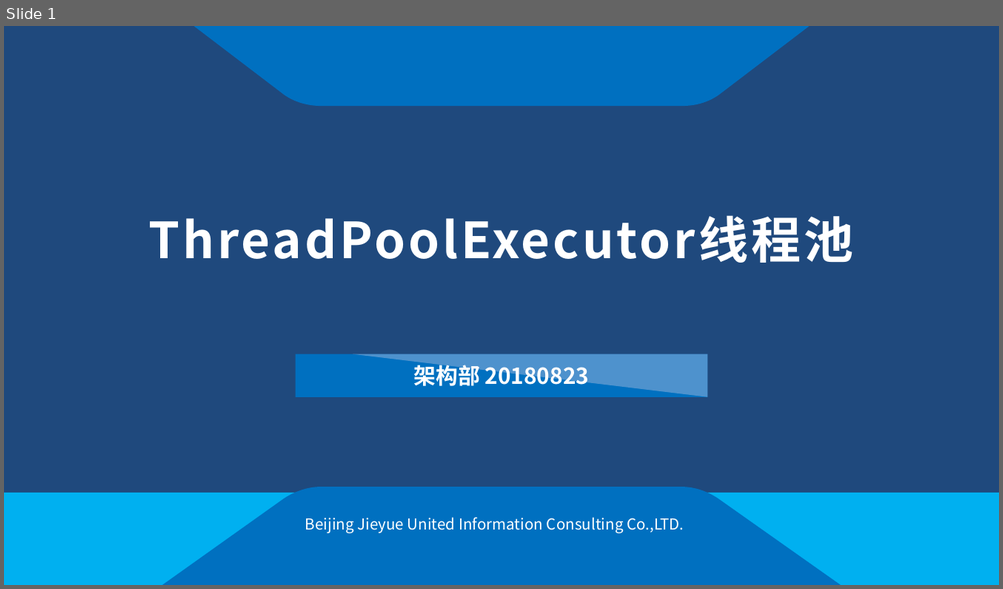
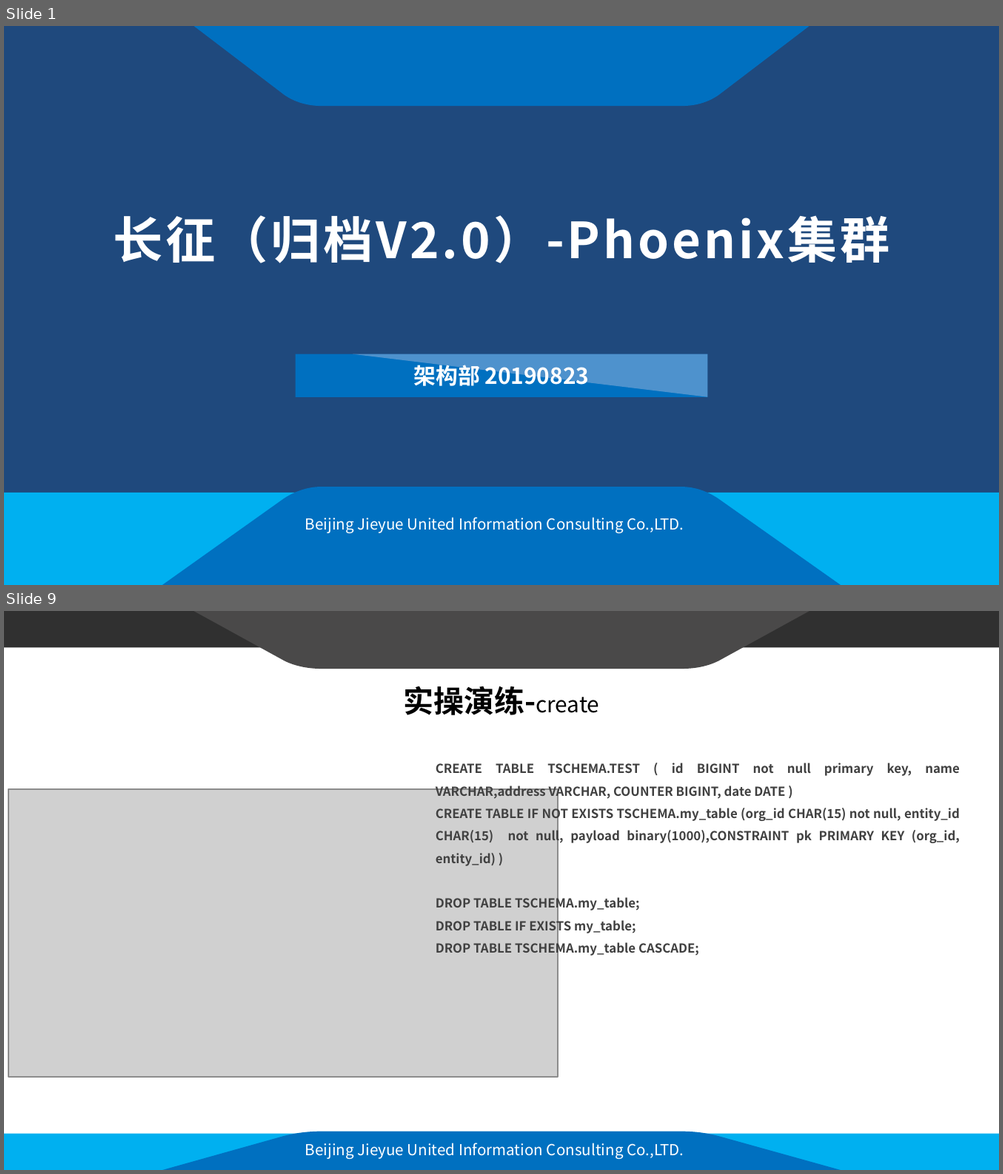
Before and after one commit to franparsunland/documents, a slide deck: 长征-Phoenix集群.pptx. Shown one above the other, each under a label of ours: slide 1 before the commit, slides 1 and 9 after it; the slides between them are not shown. The pictures are 1003x589 and 1003x1174 pixels, drawn with LibreOffice and Linux fonts; fonts in the diff are those of the drawing; grey boxes stand for pictures; background and template pictures are left out. Boxes give left, top, right and bottom in pixels: in the first picture for what was removed or moved away, otherwise in the second. Text is boxed around its words. In the diff, an @@ line names an element or a change of style, - is before the commit and + after.

```diff
--- a/长征-Phoenix集群.pptx
+++ b/长征-Phoenix集群.pptx
@@ slide 9 added at (x1=4, y1=611, x2=999, y2=1170), background #FFFFFF; not listed: 4 template elements that a slide beside it also shows @@
@@ title added at (x1=403, y1=686, x2=600, y2=715), 16 pt, text #000000 @@
+实操演练-create
@@ text added at (x1=435, y1=763, x2=959, y2=957), 9 pt, text #404040, bold @@
+CREATE TABLE TSCHEMA.TEST ( id BIGINT not null primary key, name VARCHAR,address VARCHAR, COUNTER BIGINT, date DATE )
+CREATE TABLE IF NOT EXISTS TSCHEMA.my_table (org_id CHAR(15) not null, entity_id CHAR(15) not null, payload binary(1000),CONSTRAINT pk PRIMARY KEY (org_id, entity_id) )
+DROP TABLE TSCHEMA.my_table;
+DROP TABLE IF EXISTS my_table;
+DROP TABLE TSCHEMA.my_table CASCADE;
@@ picture added at (x1=9, y1=789, x2=558, y2=1077) @@
@@ text added at (x1=305, y1=1143, x2=683, y2=1159), 11 pt, text #FFFFFF @@
+Beijing Jieyue United Information Consulting Co.,LTD.
@@ slide 1 changed as well @@
@@ title at (x1=113, y1=215, x2=890, y2=264): text changed @@
-ThreadPoolExecutor线程池
+长征（归档V2.0）-Phoenix集群
@@ text at (x1=414, y1=362, x2=589, y2=390): text changed @@
-架构部 20180823
+架构部 20190823
```
Also in this commit, not shown: 13 other slides added, 23 slides removed.
